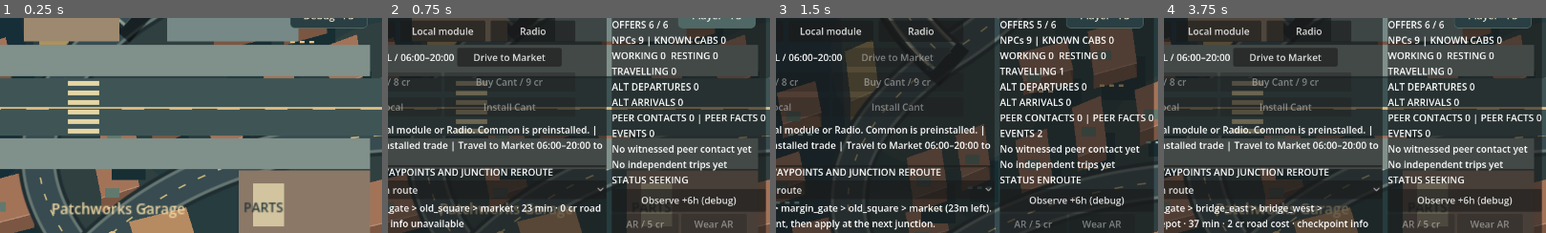
Above: before the commit, frames 1-4 (left to right).
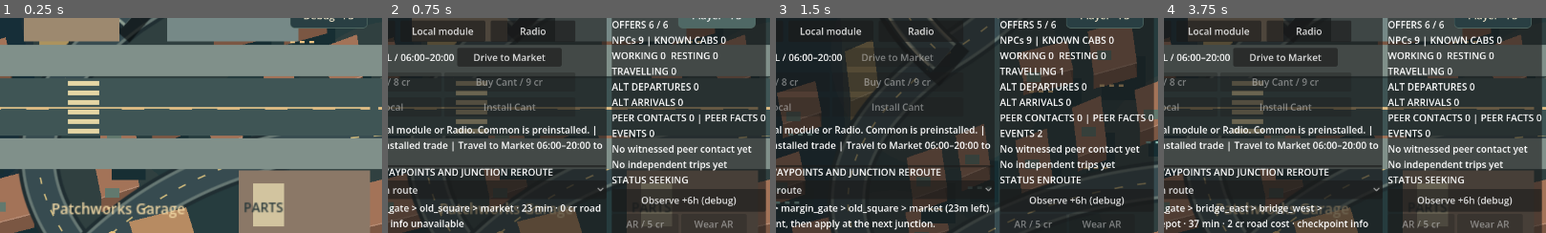
Above: after the commit, the same moments.

Repository: MohamedXIV/outsider-driver-2d
Game: Godot game, scene res://scenes/sandbox.tscn
The game is run twice, just before and just after one commit, with the same random seed, the same clock (stepped at 60 frames per second) and the same inputs.
Inputs:
- Up to frame 1 (0.25 s): no input
- Up to frame 2 (0.75 s): click "Debug · F3" at 0.5 s
- Up to frame 3 (1.5 s): click "Accept ride" at 1.25 s
- Up to frame 4 (3.75 s): click "New world seed" at 2 s; click "Accept ride" at 2.75 s; click "New world seed" at 3.5 s
The pictures show only the part of the screen within x 50-100%, y 6-56%; the shares and areas given below are measured in that part.

The runs differ from the first frame. In frame 1, 1.0% of the frame differs, in the area x 96-100%, y 12-71%; in frame 2, 0.9%; in frame 3, nothing differs; in frame 4, 0.9%.

Commit message:
feat: compose second avenue block and T junction with native sidewalk navigation links

Diff:
--- a/scripts/sandbox/sandbox_street_module.gd
+++ b/scripts/sandbox/sandbox_street_module.gd
@@ -104,3 +104,55 @@
 	canvas.draw_rect(Rect2(462,416,26,36),Color("d2c49f"))
 	canvas.draw_string(ThemeDB.fallback_font,Vector2(454,440),"PARTS",
 			HORIZONTAL_ALIGNMENT_LEFT,-1,11,Color("28383a"))
+
+
+# Adjacent straight block with a T junction. Deliberately uses the same street
+# grammar as the western module; polygons meet by SHARED EDGES instead of
+# arbitrary screen overlap. Only explicit links cross vehicle asphalt.
+const EAST_BLOCK: Rect2 = Rect2(560, 328, 460, 48)
+const T_BRANCH: Rect2 = Rect2(800, 160, 48, 168)
+const EAST_CROSS_X: float = 950.0
+const BRANCH_CROSS_Y: float = 313.0
+
+static func _crossing(parent: Node2D, label: String, origin: Vector2, goal: Vector2) -> void:
+	var link: NavigationLink2D = NavigationLink2D.new()
+	link.name = label
+	link.navigation_layers = 1
+	link.bidirectional = true
+	link.start_position = origin
+	link.end_position = goal
+	parent.add_child(link)
+
+static func install_east_junction(parent: Node2D) -> void:
+	# Main avenue: split north sidewalk at the branch and retain a connected
+	# south sidewalk. A junction is not a walkable shortcut across asphalt.
+	_add_sidewalk(parent, Rect2(560,300,240,26), "EastNorthWest")
+	_add_sidewalk(parent, Rect2(848,300,172,26), "EastNorthEast")
+	_add_sidewalk(parent, Rect2(560,378,460,26), "EastSouthSidewalk")
+	_add_sidewalk(parent, Rect2(774,160,24,140), "BranchWestSidewalk")
+	_add_sidewalk(parent, Rect2(850,160,24,140), "BranchEastSidewalk")
+	_crossing(parent, "EastMarkedCrosswalk",
+			Vector2(EAST_CROSS_X,NORTH_Y),Vector2(EAST_CROSS_X,SOUTH_Y))
+	_crossing(parent, "BranchMarkedCrosswalk",
+			Vector2(799,BRANCH_CROSS_Y),Vector2(849,BRANCH_CROSS_Y))
+
+static func paint_east_junction(canvas: Node2D) -> void:
+	canvas.draw_rect(EAST_BLOCK,Color("3f5555"))
+	canvas.draw_rect(T_BRANCH,Color("3f5555"))
+	for rect in [Rect2(560,300,240,26),Rect2(848,300,172,26),
+			Rect2(560,378,460,26),Rect2(774,160,24,140),
+			Rect2(850,160,24,140)]:
+		canvas.draw_rect(rect,Color("80908a"))
+	for x in range(567,1010,40):
+		if (x>787 and x<862) or (x>925 and x<973):
+			continue
+		canvas.draw_line(Vector2(x,353),Vector2(x+18,353),Color("e1be85"),2.0)
+	for y in range(330,376,8):
+		canvas.draw_rect(Rect2(EAST_CROSS_X-13,y,26,4),Color("e5d6a4"))
+	for x in range(800,847,8):
+		canvas.draw_rect(Rect2(x,BRANCH_CROSS_Y-12,4,24),Color("e5d6a4"))
+	for lot in [Rect2(578,230,74,65),Rect2(677,230,88,65),
+			Rect2(890,223,102,74),Rect2(589,410,100,54),
+			Rect2(722,410,91,61),Rect2(887,414,105,55)]:
+		canvas.draw_rect(lot,Color("768987"))
+	canvas.draw_line(Vector2(824,169),Vector2(824,277),Color("d1b985"),1.5)
--- a/scripts/sandbox/sandbox_street_pilot.gd
+++ b/scripts/sandbox/sandbox_street_pilot.gd
@@ -43,6 +43,7 @@
 			push_error("No available Patchworks resident for local walking test")
 			return
 	SandboxStreetModule.install_navigation(self)
+	SandboxStreetModule.install_east_junction(self)
 	car = SandboxTrafficVehicle.new()
 	car.name = "LocalTrafficCar"
 	car.position = SandboxStreetModule.VEHICLE_START
@@ -123,6 +124,7 @@
 
 func _draw() -> void:
 	SandboxStreetModule.paint(self)
+	SandboxStreetModule.paint_east_junction(self)
 
 func _process(_delta: float) -> void:
 	if car != null:
--- /dev/null
+++ b/tests/test_street_junction_scene.gd
@@ -0,0 +1,43 @@
+extends SceneTree
+
+# Godot NavigationServer2D proof for a two-block avenue, a legal zebra
+# crossing in each block, and a perpendicular branch with explicit crosswalk.
+func _initialize() -> void:
+	call_deferred("_run")
+
+func _run() -> void:
+	var scene: SandboxStreetPilot=load("res://scenes/street_pilot.tscn").instantiate()
+	root.add_child(scene)
+	for item in ["NorthSidewalk","SouthSidewalk","EastNorthWest",
+			"EastNorthEast","EastSouthSidewalk","BranchWestSidewalk",
+			"BranchEastSidewalk"]:
+		assert(scene.get_node(item) is NavigationRegion2D)
+	for item in ["MarkedCrosswalkOnly","EastMarkedCrosswalk","BranchMarkedCrosswalk"]:
+		assert(scene.get_node(item) is NavigationLink2D)
+	for i in range(8):
+		await physics_frame
+	var agent: NavigationAgent2D=scene.pedestrian.get_node("NavigationAgent2D") if scene.pedestrian.has_node("NavigationAgent2D") else null
+	assert(agent!=null)
+	var map: RID=agent.get_navigation_map()
+	assert(NavigationServer2D.map_get_iteration_id(map)>0)
+	var start: Vector2=Vector2(165,313)
+	var other_side: Vector2=Vector2(990,391)
+	var east_north: Vector2=Vector2(980,313)
+	var branch: Vector2=Vector2(858,182)
+	var right: PackedVector2Array=NavigationServer2D.map_get_path(map,start,east_north,true)
+	var cross: PackedVector2Array=NavigationServer2D.map_get_path(map,start,other_side,true)
+	var turn: PackedVector2Array=NavigationServer2D.map_get_path(map,start,branch,true)
+	assert(right.size()>2,"Northern sidewalk must connect across the actual T branch")
+	assert(cross.size()>2,"Footpaths cannot cross vehicle asphalt without a link")
+	assert(turn.size()>2,"Branch walkway must connect via actual Godot shared edges")
+	assert(right[0].distance_to(start)<20.0 and right[right.size()-1].distance_to(east_north)<20.0)
+	assert(cross[0].distance_to(start)<20.0 and cross[cross.size()-1].distance_to(other_side)<20.0)
+	assert(turn[turn.size()-1].distance_to(branch)<20.0)
+	var branch_used: bool=false
+	for p in right:
+		if p.distance_to(Vector2(799,313))<20.0 or p.distance_to(Vector2(849,313))<20.0:
+			branch_used=true
+	assert(branch_used,"No legal connection across the northern T-branch crosswalk")
+	assert(scene.world.resident(scene.walking_npc_id)["local_pedestrian_trip"]["status"]=="walking")
+	print("STREET_JUNCTION_PASS connected two-block sidewalks, two zebra crossings, physical T-branch and native Godot paths")
+	quit()
--- a/tests/test_street_module.gd
+++ b/tests/test_street_module.gd
@@ -17,5 +17,8 @@
 	assert(SandboxStreetModule.NORTH_SIDEWALK.end.y<SandboxStreetModule.SOUTH_SIDEWALK.position.y)
 	assert(SandboxStreetModule.ROAD.has_point(Vector2(SandboxStreetModule.CROSS_X,355)))
 	assert(SandboxStreetModule.FRONTAGES.size()>=3)
+	assert(SandboxStreetModule.EAST_BLOCK.position.x==SandboxStreetModule.NORTH_SIDEWALK.end.x)
+	assert(SandboxStreetModule.EAST_CROSS_X>SandboxStreetModule.T_BRANCH.end.x)
+	assert(SandboxStreetModule.T_BRANCH.end.y==SandboxStreetModule.EAST_BLOCK.position.y)
 	print("STREET_MODULE_PASS shared sidewalk, lane, crossing, block rectangles and offscreen spatial anchors")
 	quit()
